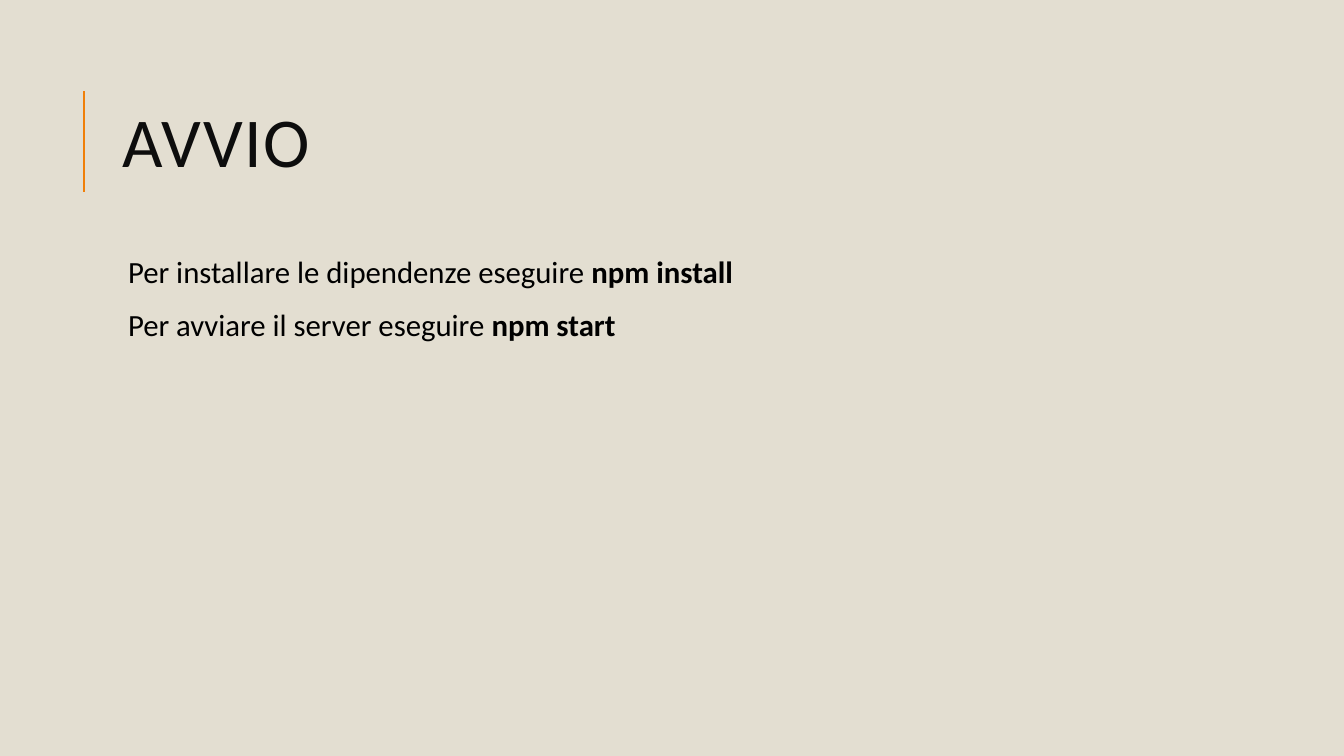
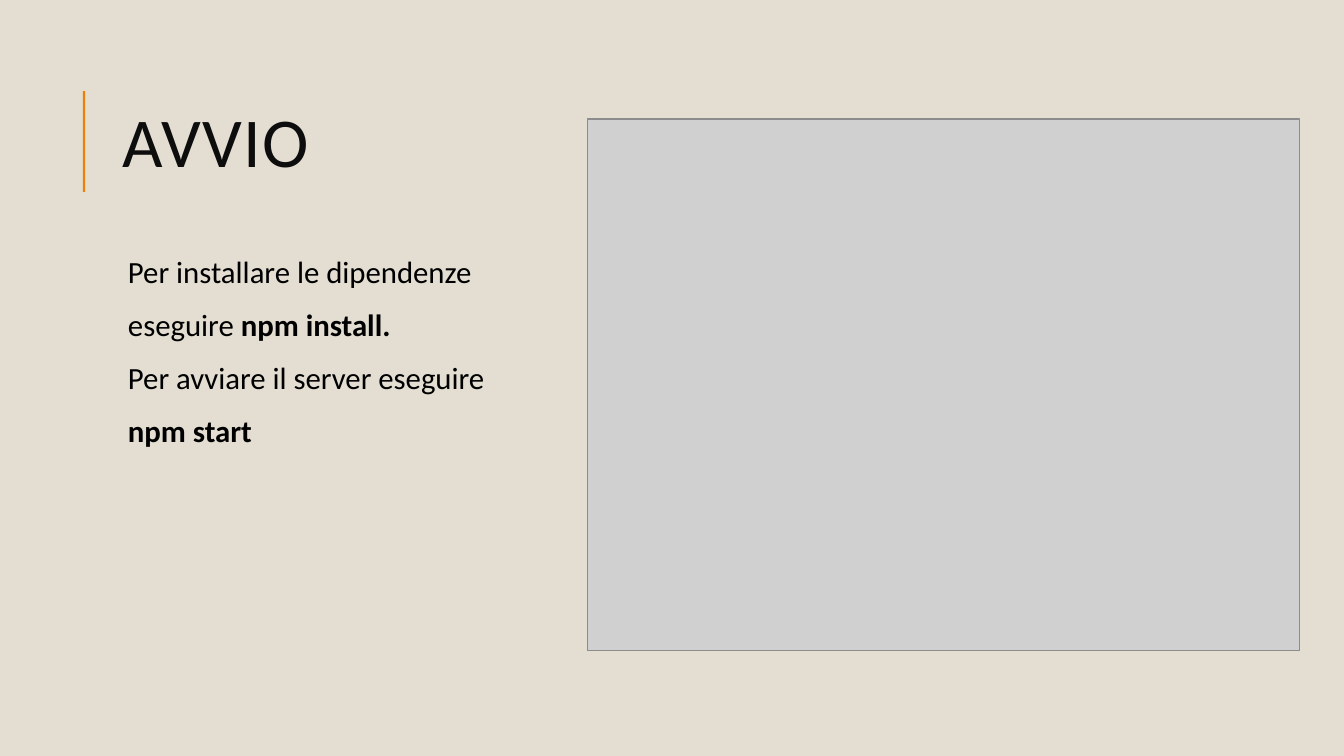
Before and after one commit to akaton97/progetto-RC, a slide deck: slide 2 of Presentazione MovieKraken.pptx. Drawn at 1344x756 pixels with LibreOffice and Linux fonts; fonts in the diff are those of the drawing; grey boxes stand for pictures. Boxes give left, top, right and bottom in pixels: in the first picture for what was removed or moved away, otherwise in the second. Text is boxed around its words. In the diff, an @@ line names an element or a change of style, - is before the commit and + after.

```diff
--- a/Presentazione MovieKraken.pptx
+++ b/Presentazione MovieKraken.pptx
@@ text "AVVIO" at [123, 121, 309, 168]: letter spacing 1 to 0.9 pt @@
@@ picture added at [588, 119, 1301, 651] @@
@@ text at [128, 261, 484, 447]: text changed @@
-  Per installare le dipendenze eseguire npm install
-  Per avviare il server eseguire npm start
+  Per installare le dipendenze
+  eseguire npm install.
+  Per avviare il server eseguire
+  npm start
```
Also in this commit, not shown: 5 other slides changed, 1 slide added, 4 slides removed, 2 other files.
